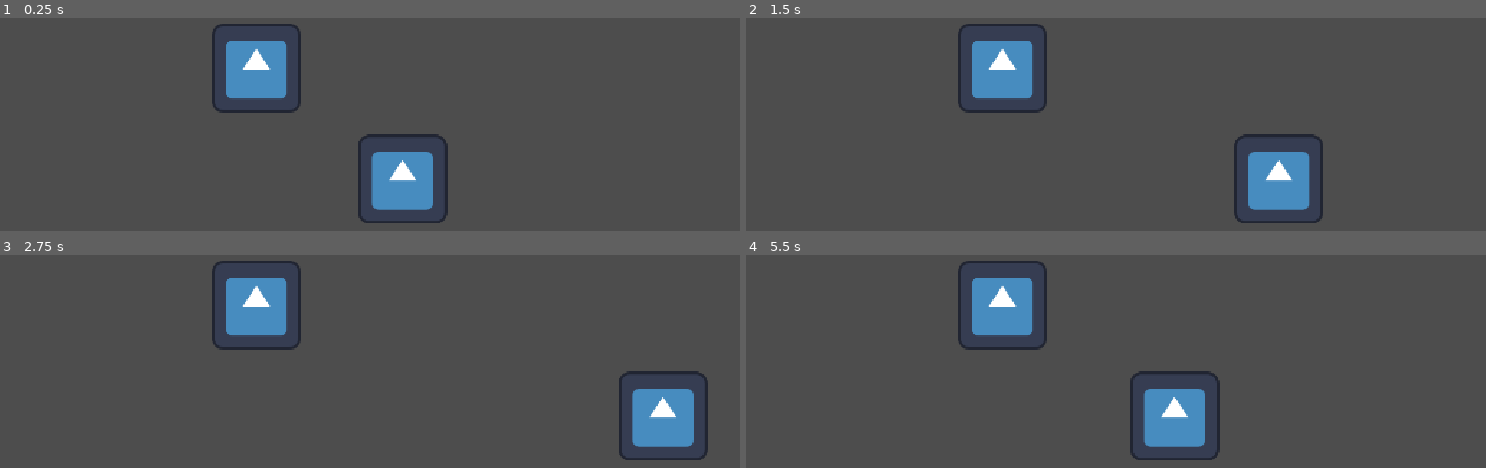
Above: before the commit, frames 1-4 (two rows, left to right).
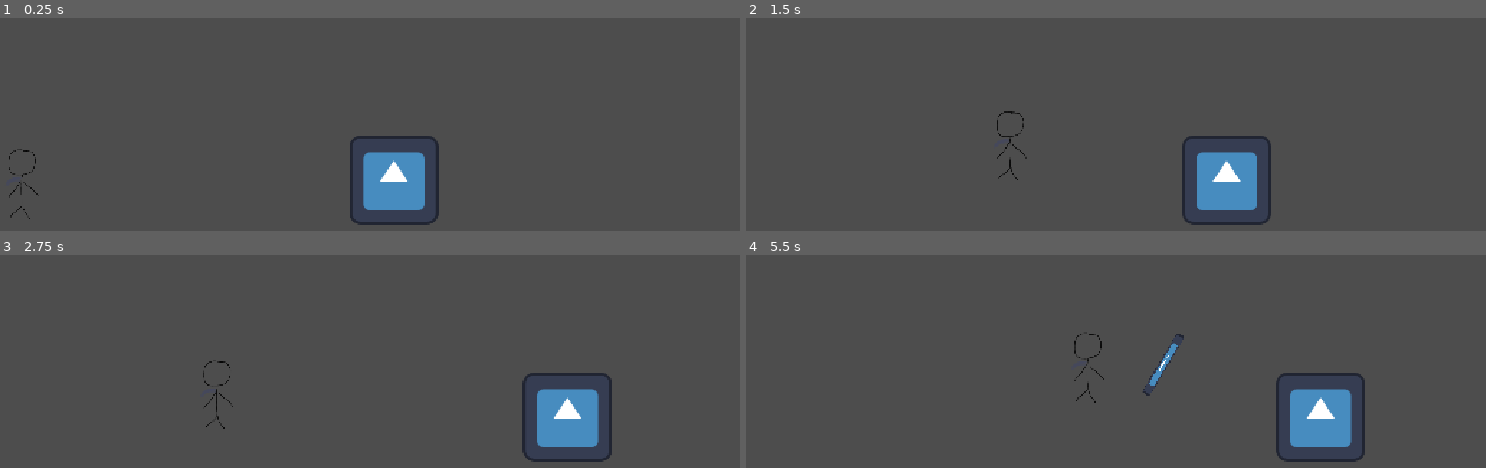
Above: after the commit, the same moments.

Repository: JoshuaChuGames/heat
Game: Godot game, scene res://enemy_test.tscn
Same seed, same stepped clock (60 frames per second), same inputs: the game is played once before the commit and once after it. The project has no main scene, so this scene is started directly. The engine's default icon, where the game draws it, is replaced by a stand-in: a white triangle on a blue panel in a dark square.
Inputs:
- Up to frame 1 (0.25 s): no input
- Up to frame 2 (1.5 s): hold D (right) from 0.53 s (still down); tap W (up) at 0.6, 0.77, 1.07, 1.35 s
- Up to frame 3 (2.75 s): tap W (up) at 1.52, 1.82, 2.1 s; release D (right) at 2.03 s; hold A (left) from 2.03 s (still down)
- Up to frame 4 (5.5 s): release A (left) at 2.78 s; hold D (right) 2.78-4.28 s; tap W (up) at 2.85, 3.02, 3.32, 3.6, 3.77, 4.07, 4.35, 4.52, 4.82, 5.1 s; hold A (left) 4.28-5.03 s; hold D (right) from 5.03 s (still down)

The runs differ from the first frame. In frame 1, 4.8% of the frame differs, in the area x 1-61%, y 2-98%; in frame 2, 7.6%; in frame 3, 8.8%; in frame 4, 8.9%, in the area x 28-84%, y 2-98%.

Commit message:
Added Melee Enemy
Idle, Patrol, Lunge, Attack

If facing player and in lunge range, it will lunge.
if that lunge is close enough, the enemy will wait 0.5 sec before attacking.

If player walks out of that range, it stops attacking and goes back to patrol.

Diff:
--- /dev/null
+++ b/enemy_slash.tscn
@@ -0,0 +1,16 @@
+[gd_scene format=3 uid="uid://b1rmoaqcvowex"]
+
+[ext_resource type="Texture2D" uid="uid://df5efcg46722a" path="res://icon.svg" id="1_0o8xi"]
+
+[sub_resource type="RectangleShape2D" id="RectangleShape2D_hmthk"]
+size = Vector2(100, 20)
+
+[node name="enemy_slash" type="Area2D" unique_id=1703810023]
+
+[node name="Sprite2D" type="Sprite2D" parent="." unique_id=577717310]
+position = Vector2(-1.9073486e-06, 0)
+scale = Vector2(0.78124994, 0.1)
+texture = ExtResource("1_0o8xi")
+
+[node name="CollisionShape2D" type="CollisionShape2D" parent="." unique_id=2003397408]
+shape = SubResource("RectangleShape2D_hmthk")
--- a/enemy_test.tscn
+++ b/enemy_test.tscn
@@ -1,13 +1,10 @@
-[gd_scene format=3 uid="uid://bs80lcpuobjns"]
+[gd_scene format=3 uid="uid://ds3qg1t1fkic4"]
 
-[ext_resource type="PackedScene" uid="uid://ubm704pbn2vu" path="res://melee.tscn" id="1_tegdf"]
-[ext_resource type="Texture2D" uid="uid://df5efcg46722a" path="res://icon.svg" id="2_c6iok"]
+[ext_resource type="PackedScene" uid="uid://scqfifhs4786" path="res://melee.tscn" id="1_tegdf"]
+[ext_resource type="PackedScene" uid="uid://b6a4hv5i5lwqx" path="res://player.tscn" id="2_tegdf"]
 
 [sub_resource type="RectangleShape2D" id="RectangleShape2D_7dm0k"]
 size = Vector2(1148.5, 161)
-
-[sub_resource type="RectangleShape2D" id="RectangleShape2D_h2yge"]
-size = Vector2(129, 129)
 
 [node name="main" type="Control" unique_id=1655101190]
 layout_mode = 3
@@ -29,12 +26,5 @@
 [node name="Melee" parent="." unique_id=473035682 instance=ExtResource("1_tegdf")]
 position = Vector2(571, 421)
 
-[node name="Player" type="CharacterBody2D" parent="." unique_id=728226476]
-position = Vector2(398, 261)
-
-[node name="Sprite2D" type="Sprite2D" parent="Player" unique_id=1777621148]
-texture = ExtResource("2_c6iok")
-
-[node name="CollisionShape2D" type="CollisionShape2D" parent="Player" unique_id=1707921110]
-position = Vector2(0, 0.5)
-shape = SubResource("RectangleShape2D_h2yge")
+[node name="Player" parent="." unique_id=245191176 groups=["Player"] instance=ExtResource("2_tegdf")]
+position = Vector2(65, 424)
--- a/melee.gd
+++ b/melee.gd
@@ -3,68 +3,128 @@
 
 #const SPEED = 300.0
 #const JUMP_VELOCITY = -400.0
-#var enemy_slash = preload()
+var enemy_slash = preload("res://enemy_slash.tscn")
 
-#var player = get_tree().get_first_node_in_group("Player")
+@onready var player = get_tree().get_first_node_in_group("Player")
 
 
-enum State{Patrol,Attacking}
+enum State{Idle,Patrol,Attacking,Lunging}
 
 
 var current_state:State = State.Patrol
-var speed = 150
+var speed = 100
+var lunge_speed = 500
+var lunge_distance = 400
+var lunge_cooldown = 3
+var lunge_duration = 1
+var lunge_timer = 0
 var change_direction_timer = 3
 var move_direction = 1
 var hp = 100
+
 var timer_reached = false
-var attack_cooldown = 3
 
-func attack_logic() -> void:
-	#change logic so it lunges at the player then makes a slash object
+var swing_cooldown = 2
+var swing_delay = 0.5
+var attack_distance = 200
 
-	#var slash = enemy_slash.instantiate()
-	#slash.global_position = slash.global_position
-	#slash.direction = (player.global_position - global_position)
-	#slash.rotation = slash.direction.angle()
+func start_lunge()->void:
+	current_state = State.Lunging
+	lunge_timer = lunge_duration
+	lunge_cooldown = 3
+func lunge_logic() -> void:
+	if player:
+		if player.global_position.x < global_position.x:
+			$enemy_sprite.flip_h = true
+		else:
+			$enemy_sprite.flip_h = false
+		var lunge_direction = global_position.direction_to(player.global_position)
+		velocity = lunge_speed * lunge_direction
+
+
+func enemy_slash_action() -> void:
+	if swing_cooldown <= 0 and swing_delay <= 0:
+		var slash = enemy_slash.instantiate()
+		var dir_to_player = global_position.direction_to(player.global_position)
+		slash.global_position = player.global_position
+		slash.rotation = dir_to_player.angle() + deg_to_rad(90)
+		get_parent().add_child(slash)
+		swing_cooldown = 2
+		swing_delay = 0.5
+
+
 	pass
 func wander_logic() -> void:
-	var bounced = false
-	print(change_direction_timer)
-	print(move_direction)
+	if move_direction < 1:
+		$enemy_sprite.flip_h = true
+	else:
+		$enemy_sprite.flip_h = false
+	velocity.x = speed * move_direction
 
-	if change_direction_timer <= 0:
-		#wait 3 seconds, then reset timer and go in the other direction
-		bounced = true
-	if bounced:
-		velocity.x = 0
-		move_direction *= -1
-		#await get_tree().create_timer(2.5).timeout
-		change_direction_timer = 3
+func idle_logic() -> void:
+	velocity.x = 0
+
+func update_State()-> void:
+	if not player:
+		return
+	var dist_to_player = global_position.distance_to(player.global_position)
+
+	match current_state:
+		State.Patrol:
+			if player:
+				if (dist_to_player < lunge_distance and lunge_cooldown <=0): # if player within enemy radius, placeholder
+					start_lunge()
+				if change_direction_timer <= 0:
+					current_state = State.Idle
+					change_direction_timer = 2.5
+		State.Attacking:
+			if (dist_to_player > lunge_distance):
+				current_state = State.Patrol
+				lunge_cooldown = 3
+				change_direction_timer = 3
+			elif dist_to_player > attack_distance:
+				if lunge_cooldown <= 0:
+					start_lunge()
+				else:
+					current_state = State.Patrol
 
 
-
-
-	velocity.x = speed * move_direction
+		State.Idle:
+			if dist_to_player < lunge_distance and lunge_cooldown <=0 :
+				start_lunge()
+			elif change_direction_timer <= 0:
+				current_state = State.Patrol
+				move_direction *= -1
+				change_direction_timer = 3
+		State.Lunging:
+			if dist_to_player <= attack_distance:
+				current_state = State.Attacking
+				swing_delay = 0.5
+				swing_cooldown = 0
+				lunge_cooldown = 3
+			elif lunge_timer <= 0 or dist_to_player > lunge_distance:
+				current_state = State.Patrol
+				change_direction_timer = 3
+func _physics_process(delta: float) -> void:
+	if not is_on_floor() and current_state != State.Lunging :
+		velocity += get_gravity() * delta
+	change_direction_timer -= delta
+	lunge_cooldown -= delta
+	swing_delay -= delta
+	swing_cooldown -= delta
+	lunge_timer -= delta
+	update_State()
+	if current_state == State.Lunging:
+		print("lunging")
+		lunge_logic()
+	if current_state == State.Patrol:
+		print("patrol")
+		wander_logic()
+	if current_state == State.Idle:
+		print("idle")
+		idle_logic()
+	if(current_state == State.Attacking):
+		print("attackingd")
+		enemy_slash_action()
+		velocity.x = 0
 	move_and_slide()
-
-
-func update_State()-> void:
-	#match current_state:
-		#State.Patrol:
-			#if (global_position.distance_to(player.global_position) < 50): # if player within enemy radius, placeholder
-				#State.Attacking
-		#State.Attacking:
-			#if false:
-				#State.Patrol
-	pass
-
-
-
-
-func _physics_process(delta: float) -> void:
-	change_direction_timer -= delta
-	wander_logic()
-	if State.Attacking:
-		attack_logic()
-	if State.Patrol:
-		wander_logic()
--- a/melee.tscn
+++ b/melee.tscn
@@ -9,7 +9,7 @@
 [node name="Melee" type="CharacterBody2D" unique_id=473035682]
 script = ExtResource("1_bg0yx")
 
-[node name="Sprite2D" type="Sprite2D" parent="." unique_id=1053894296]
+[node name="enemy_sprite" type="Sprite2D" parent="." unique_id=1053894296]
 texture = ExtResource("2_fus3g")
 
 [node name="CollisionShape2D" type="CollisionShape2D" parent="." unique_id=287777457]
Not shown: 1 places in melee.tscn that only renumber resources
